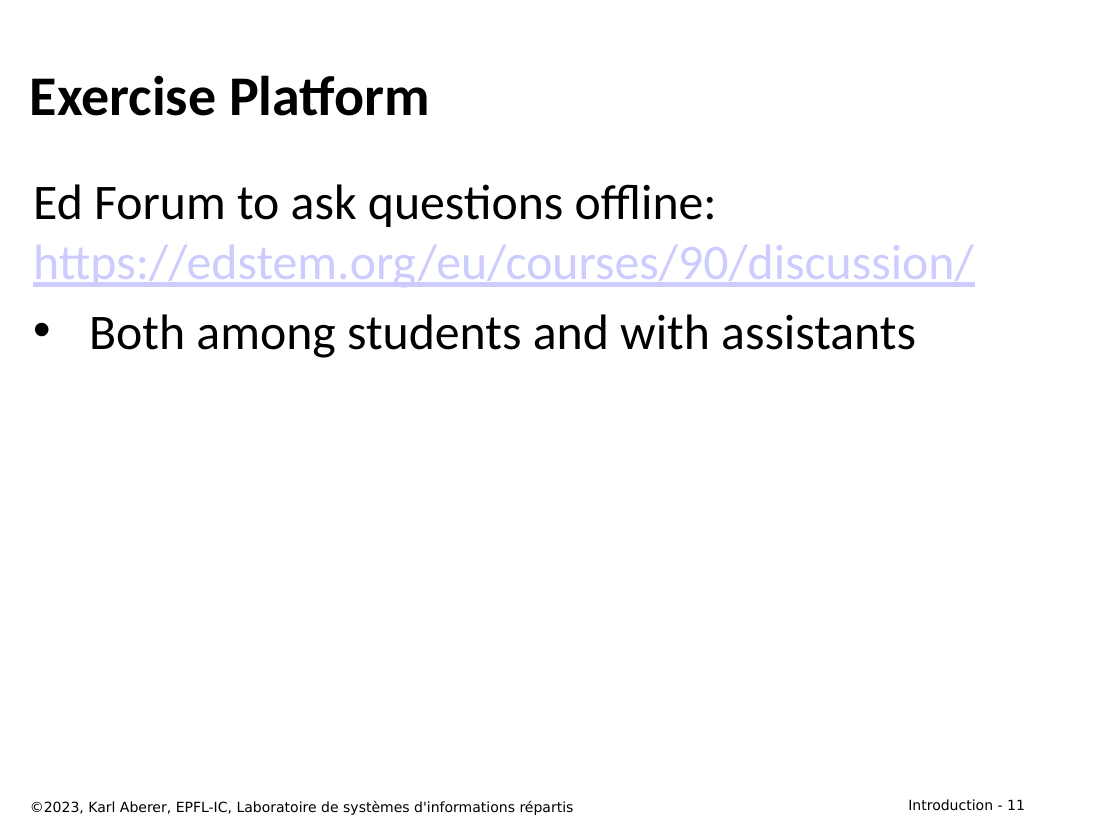
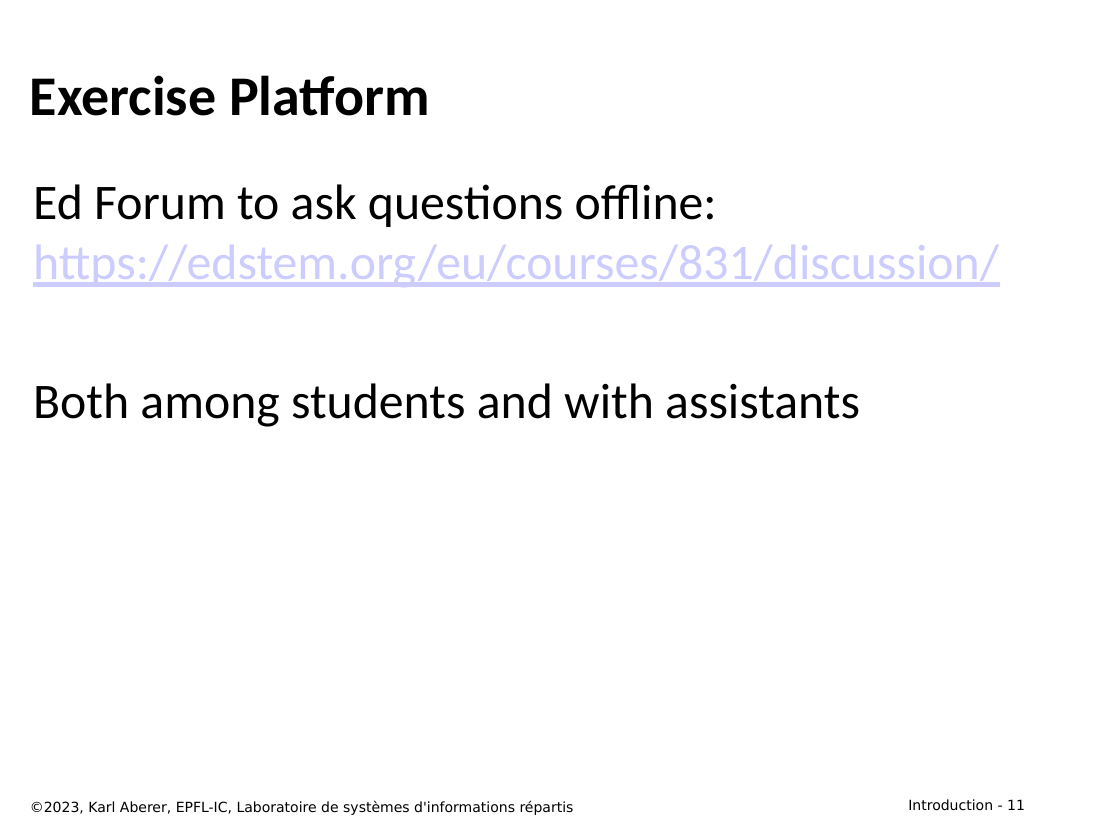
Before and after one commit to LSIR/DIS, a slide deck: slide 11 of Lectures/week 1/week 1 - Course Information 2023.pptx. Drawn at 1120x840 pixels with LibreOffice and Linux fonts; fonts in the diff are those of the drawing. Boxes give left, top, right and bottom in pixels: in the first picture for what was removed or moved away, otherwise in the second. Text is boxed around its words. In the diff, an @@ line names an element or a change of style, - is before the commit and + after.

```diff
--- a/Lectures/week 1/week 1 - Course Information 2023.pptx
+++ b/Lectures/week 1/week 1 - Course Information 2023.pptx
@@ text at box(33, 184, 999, 287): text changed @@
-Ed Forum to ask questions offline:
-https://edstem.org/eu/courses/90/discussion/
+Ed Forum to ask questions offline:
+https://edstem.org/eu/courses/831/discussion/
@@ text at box(33, 383, 860, 427): bullet • to none @@
```
Also in this commit, not shown: 1 other slide changed, 1 other file.
